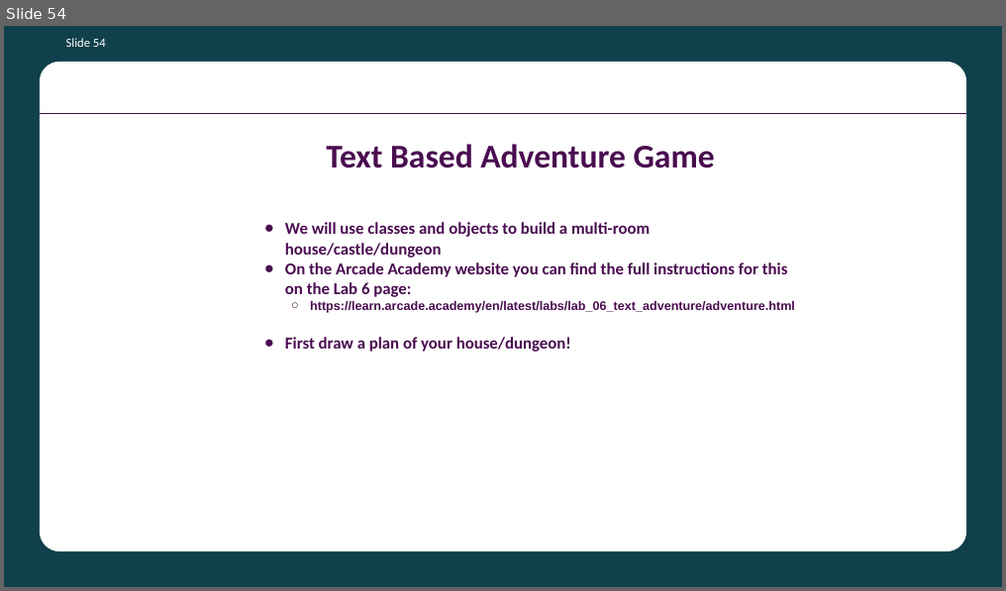
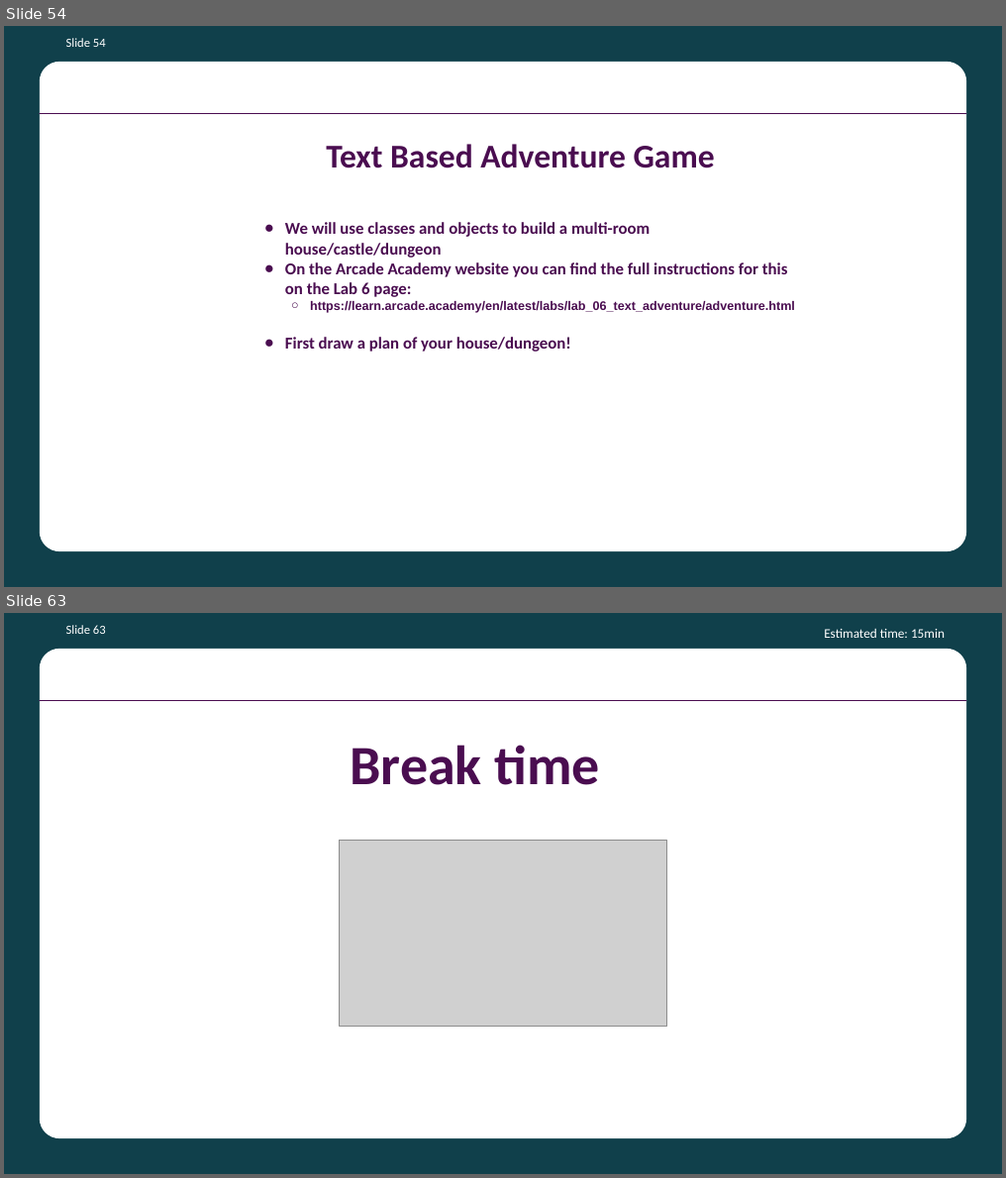
Before and after one commit to batecsw/OOP_class_work, a slide deck: Python OOP Course Presentation.pptx. Shown one above the other, each under a label of ours: slide 54 before the commit, slides 54 and 63 after it; the slides between them are not shown. The pictures are 1006x591 and 1006x1178 pixels, drawn with LibreOffice and Linux fonts; fonts in the diff are those of the drawing; grey boxes stand for pictures; background and template pictures are left out. Boxes give left, top, right and bottom in pixels: in the first picture for what was removed or moved away, otherwise in the second. Text is boxed around its words. In the diff, an @@ line names an element or a change of style, - is before the commit and + after.

```diff
--- a/Python OOP Course Presentation.pptx
+++ b/Python OOP Course Presentation.pptx
@@ slide 63 added at (4, 613, 1002, 1174), background #10404B; not listed: 2 template elements that a slide beside it also shows @@
@@ page number added at (66, 625, 106, 634), 18 pt, text #FFFFFF @@
+Slide 63
@@ text added at (824, 628, 944, 638), 19 pt, text #FFFFFF @@
+Estimated time: 15min
@@ text added at (350, 745, 599, 785), 80 pt, text #4A0D50, bold @@
+Break time
@@ picture added at (339, 841, 667, 1026) @@
```
Also in this commit, not shown: 10 other slides added, 2 other files.
